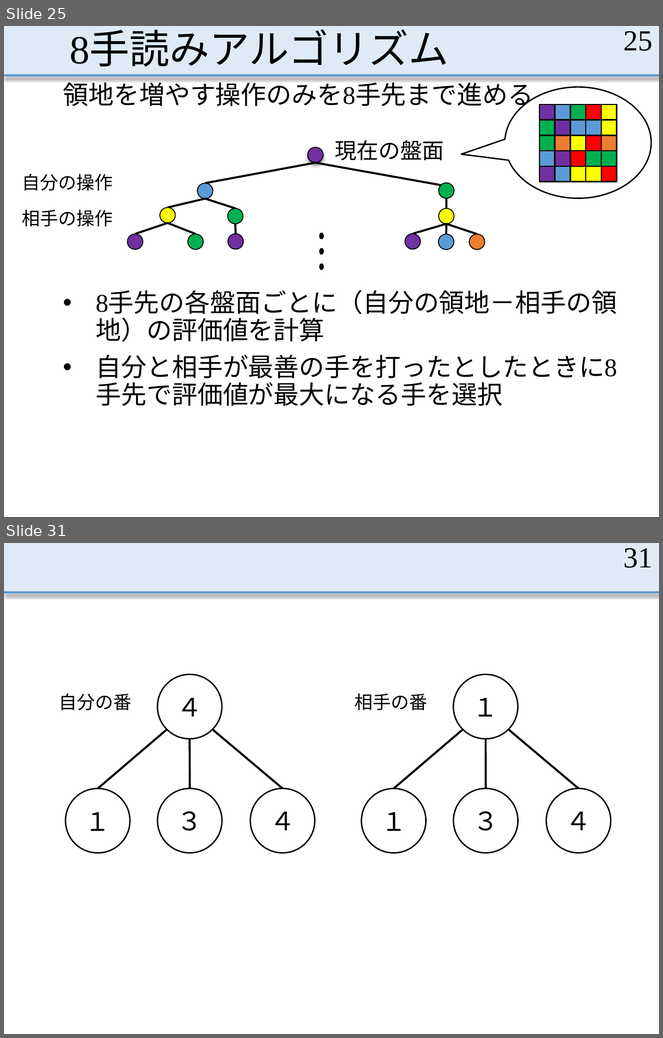
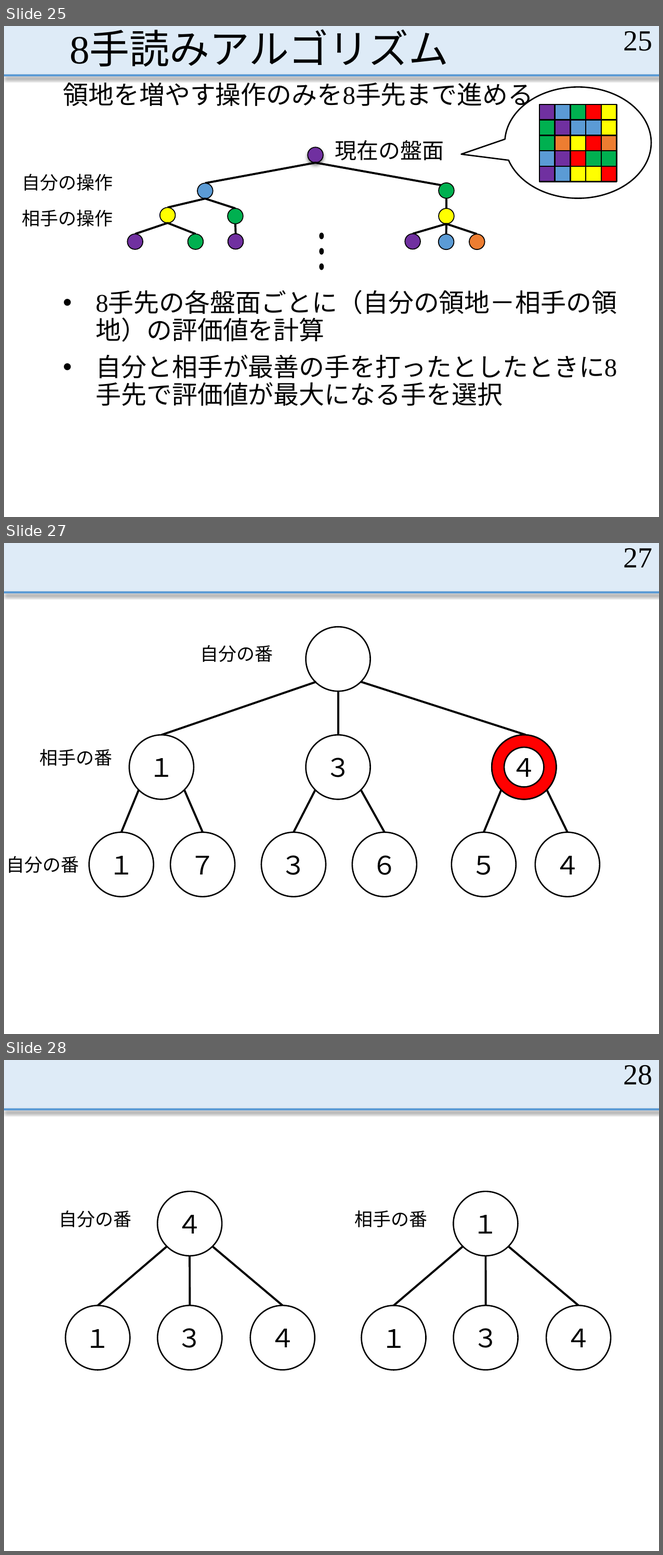
Before and after one commit to MasayaOda/SR, a slide deck: 中間発表1210.pptx. Shown one above the other, each under a label of ours: slides 25 and 31 before the commit, slides 25, 27 and 28 after it; the slides between them are not shown. The pictures are 663x1038 and 663x1555 pixels, drawn with LibreOffice and Linux fonts; fonts in the diff are those of the drawing. Boxes give left, top, right and bottom in pixels: in the first picture for what was removed or moved away, otherwise in the second. Text is boxed around its words. In the diff, an @@ line names an element or a change of style, - is before the commit and + after.

```diff
--- a/中間発表1210.pptx
+++ b/中間発表1210.pptx
@@ slide 27 added at (4, 543, 659, 1034), background #FFFFFF; not listed: 2 template elements that a slide beside it also shows @@
@@ page number added at (623, 548, 652, 567), 32 pt, text #000000 @@
+27
@@ ellipse added at (306, 627, 370, 691), fill #FFFFFF, outline #000000 1.5 pt @@
@@ text added at (200, 645, 273, 662), 20 pt, text #000000 @@
+自分の番
@@ line added from (161, 735) to (317, 682), #000000 2.25 pt @@
@@ line added from (526, 735) to (361, 682), #000000 2.25 pt @@
@@ line added from (338, 735) to (338, 691), #000000 2.25 pt @@
@@ ellipse added at (129, 735, 193, 799), fill #FFFFFF, outline #000000 1.5 pt, 28 pt, text #000000 @@
+１
@@ ellipse added at (306, 735, 370, 799), fill #FFFFFF, outline #000000 1.5 pt, 28 pt, text #000000 @@
+３
@@ ellipse added at (492, 735, 556, 799), fill #FFFFFF, outline #000000 1.5 pt, 28 pt, text #000000 @@
+４
@@ donut added at (492, 735, 556, 799), fill #FF0000, outline #000000 1.5 pt @@
@@ text added at (39, 749, 112, 766), 20 pt, text #000000 @@
+相手の番
@@ line added from (122, 833) to (139, 790), #000000 2.25 pt @@
@@ line added from (203, 833) to (184, 790), #000000 2.25 pt @@
@@ line added from (294, 833) to (315, 790), #000000 2.25 pt @@
@@ line added from (385, 833) to (361, 790), #000000 2.25 pt @@
@@ line added from (483, 833) to (501, 790), #000000 2.25 pt @@
@@ line added from (568, 833) to (547, 790), #000000 2.25 pt @@
@@ ellipse added at (89, 833, 153, 897), fill #FFFFFF, outline #000000 1.5 pt, 28 pt, text #000000 @@
+１
@@ ellipse added at (170, 833, 235, 897), fill #FFFFFF, outline #000000 1.5 pt, 28 pt, text #000000 @@
+７
@@ ellipse added at (261, 833, 326, 897), fill #FFFFFF, outline #000000 1.5 pt, 28 pt, text #000000 @@
+３
@@ ellipse added at (352, 833, 417, 897), fill #FFFFFF, outline #000000 1.5 pt, 28 pt, text #000000 @@
+６
@@ ellipse added at (452, 833, 516, 897), fill #FFFFFF, outline #000000 1.5 pt, 28 pt, text #000000 @@
+５
@@ ellipse added at (535, 833, 599, 897), fill #FFFFFF, outline #000000 1.5 pt, 28 pt, text #000000 @@
+４
@@ text added at (7, 856, 79, 873), 20 pt, text #000000 @@
+自分の番
@@ what was slide 31 is now slide 28 @@
@@ page number at (623, 1065, 652, 1085): text changed @@
-31
+28
```
Also in this commit, not shown: 8 slides changed, 2 other slides added.
